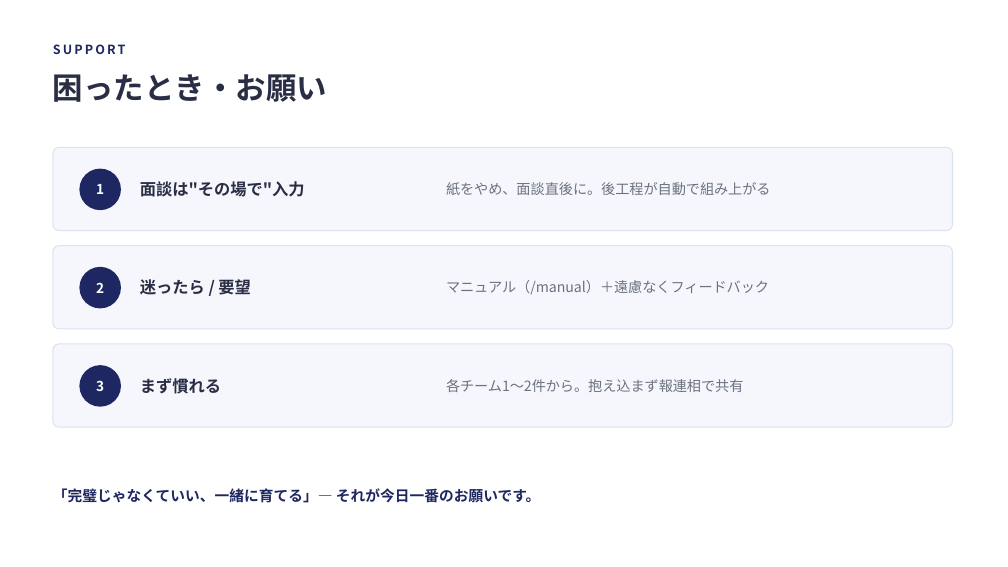
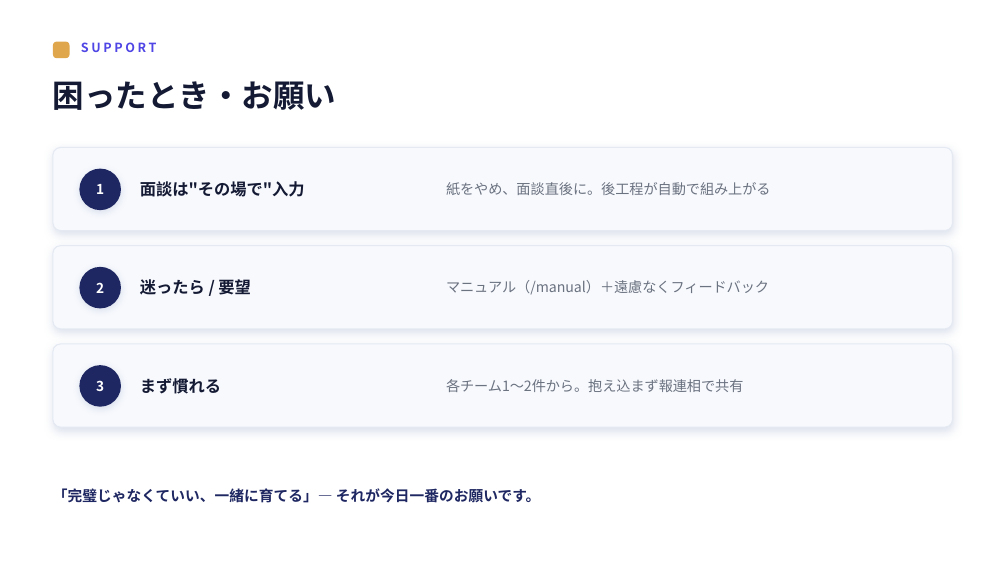
Before and after one commit to IVipcy/SouzokPlatform, a slide deck: slide 21 of docs/新システム移行説明会_rev2.pptx. Drawn at 1008x567 pixels with LibreOffice and Linux fonts; fonts in the diff are those of the drawing. Boxes give left, top, right and bottom in pixels: in the first picture for what was removed or moved away, otherwise in the second. Text is boxed around its words. In the diff, an @@ line names an element or a change of style, - is before the commit and + after.

```diff
--- a/docs/新システム移行説明会_rev2.pptx
+++ b/docs/新システム移行説明会_rev2.pptx
@@ rounded rectangle added at <box>53,42,70,58</box>, fill #E0A64B @@
@@ text "SUPPORT": place and size @@
-text "SUPPORT" at <box>53,38,885,60</box>
+text "SUPPORT" at <box>81,34,913,61</box>
@@ text "SUPPORT" at <box>81,34,913,61</box>: text colour #1E2761 to #4F46E5, letter spacing 2 to 2.5 pt @@
@@ text "困ったとき・お願い": place and size @@
-text "困ったとき・お願い" at <box>53,74,327,102</box>
+text "困ったとき・お願い" at <box>53,81,336,110</box>
@@ text "困ったとき・お願い" at <box>53,81,336,110</box>: size 29 to 30 pt, text colour #2A2E45 to #141A33 @@
@@ ellipse "1" at <box>79,169,121,210</box>: shadow on @@
@@ fill #F5F7FC to #F7F9FD; outline #DCE3F0 1 pt to #E4E9F2 1 pt; shadow on; proportions changed in 3 elements at <box>53,147,953,231</box>, <box>53,246,953,329</box>, <box>53,344,953,427</box> @@
@@ text colour #2A2E45 to #141A33 in 3 elements at <box>140,181,305,197</box>, <box>140,277,251,299</box>, <box>140,378,221,394</box> @@
@@ ellipse "3" at <box>79,365,121,407</box>: shadow on @@
```
Also in this commit, not shown: 21 other slides changed.
